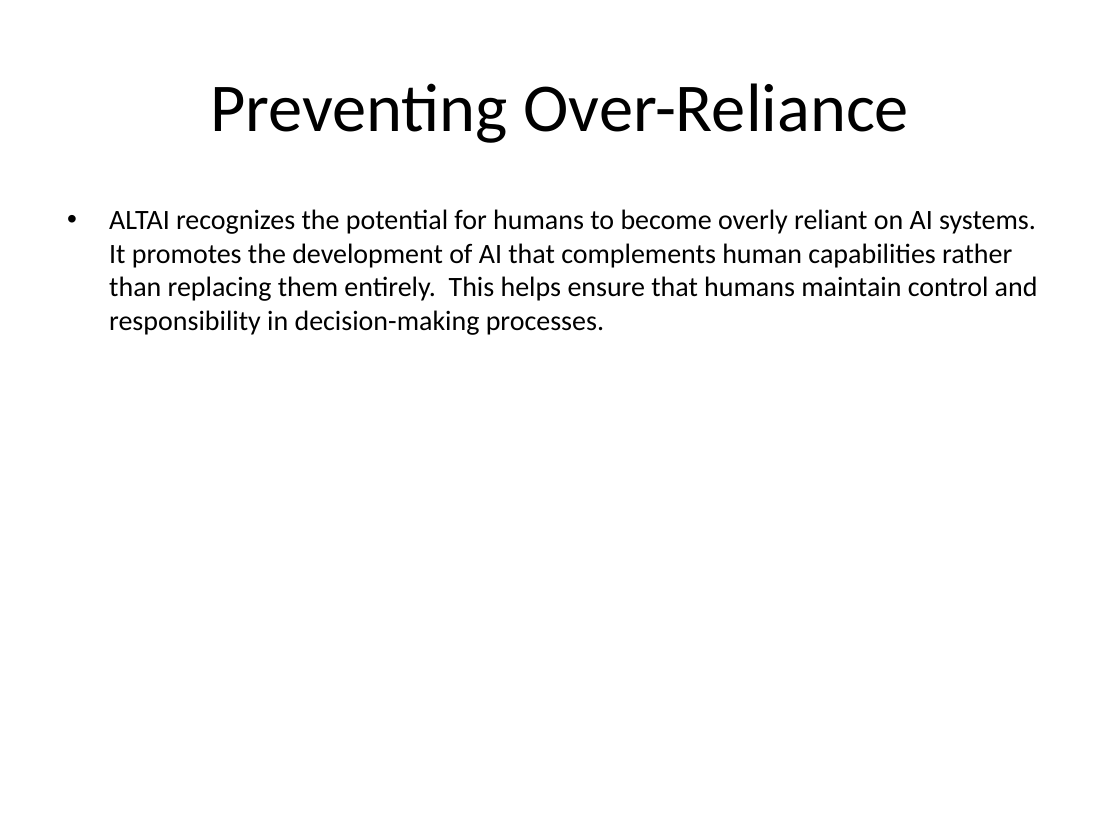
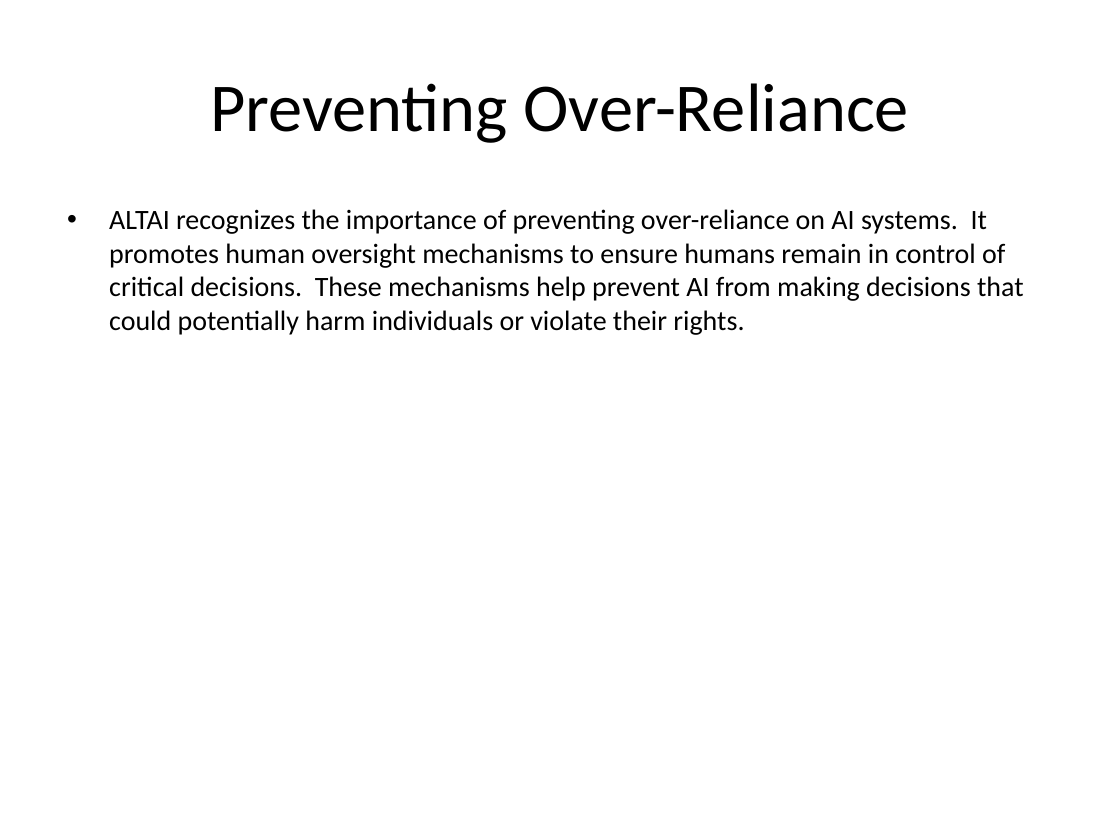
Before and after one commit to soumyajee/PPT_Slide_Agents, a slide deck: slide 8 of presentation.pptx. Drawn at 1120x840 pixels with LibreOffice and Linux fonts; fonts in the diff are those of the drawing. Boxes give left, top, right and bottom in pixels: in the first picture for what was removed or moved away, otherwise in the second. Text is boxed around its words. In the diff, an @@ line names an element or a change of style, - is before the commit and + after.

```diff
--- a/presentation.pptx
+++ b/presentation.pptx
@@ text at box(109, 209, 1024, 335): text changed @@
-• ALTAI recognizes the potential for humans to become overly reliant on AI systems. It promotes the development of AI that complements human capabilities rather than replacing them entirely. This helps ensure that humans maintain control and responsibility in decision-making processes.
+• ALTAI recognizes the importance of preventing over-reliance on AI systems. It promotes human oversight mechanisms to ensure humans remain in control of critical decisions. These mechanisms help prevent AI from making decisions that could potentially harm individuals or violate their rights.
```
Also in this commit, not shown: 37 other slides changed.
